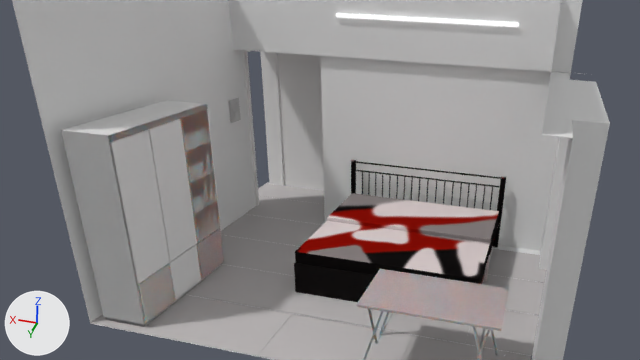
What one commit did to the Blender file untitled.blend.
One viewpoint serves both versions: the file's camera 'Camera'. Arrows for +X, +Y and +Z are at lower left; the lights stay in place.
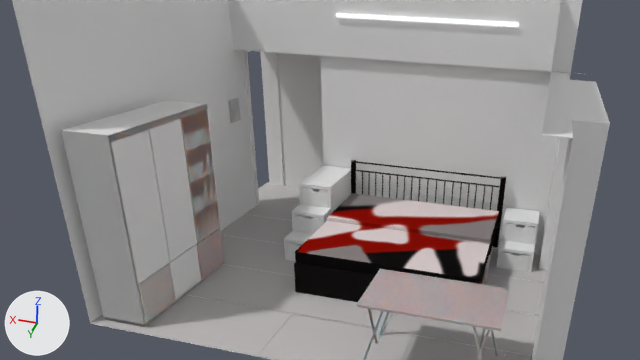
Patch to the scene script:
```diff
--- a/untitled.blend.py
+++ b/untitled.blend.py
@@ me_cube_001 @@
+me_cube_001.from_pydata(...)  # 398 vertices, 378 faces; spans x -13.07..1.0, y -1.0..1.14, z -1.02..3.55
@@ ob_cube_004 @@
+ob_cube_004 = bpy.data.objects.new('Cube.004', me_cube_001)
+ob_cube_004.location = (-2.94, -7.89, 10.74)
+ob_cube_004.scale = (1.16, 3.45, 1.0)
```

Where the change shows, as pixel boxes [x1, y1, x2, y2] in the pictures (640 x 360 px):
'Cube.004', added: after [284, 165, 540, 272]
